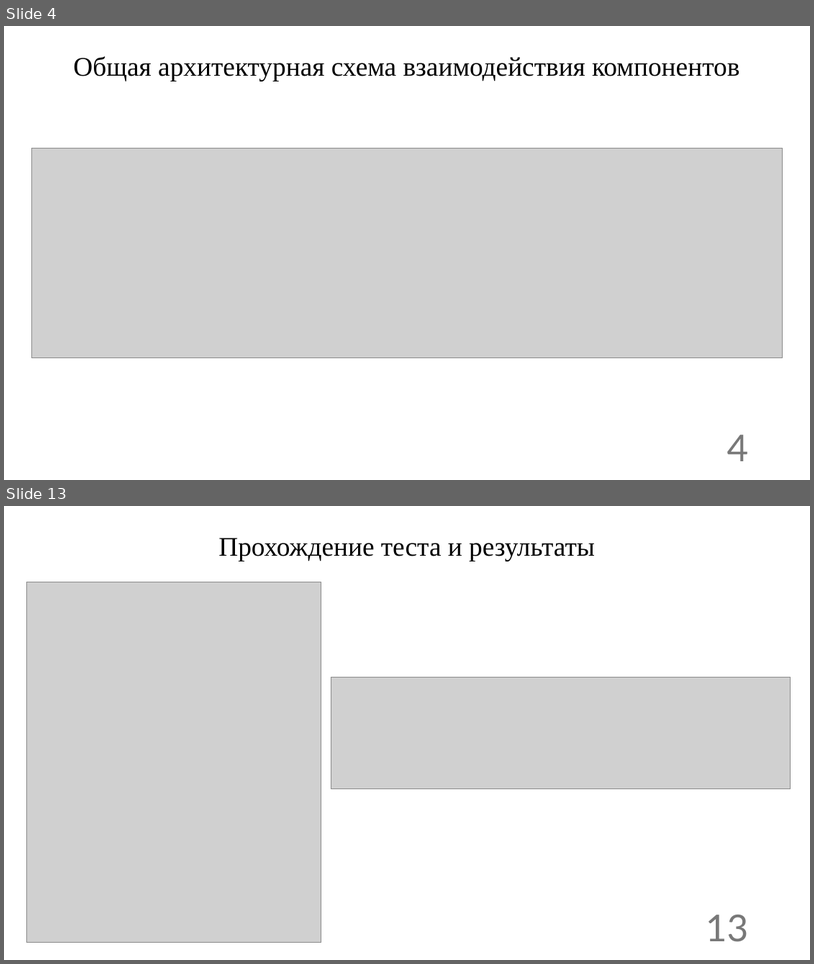
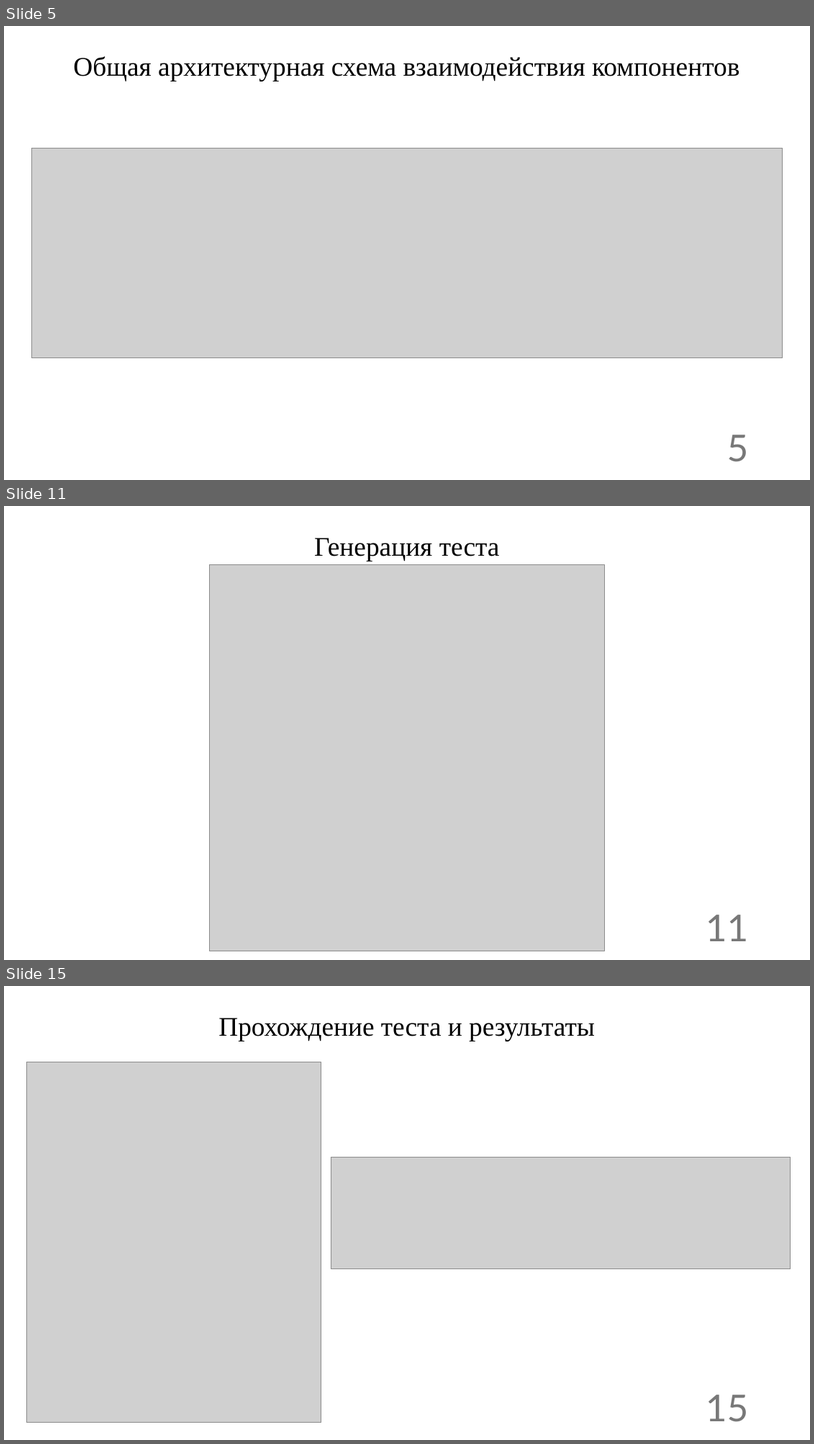
Before and after one commit to Deathlimit/Expert_system_KubSU, a slide deck: Expert_System_presentation.pptx. Shown one above the other, each under a label of ours: slides 4 and 13 before the commit, slides 5, 11 and 15 after it; the slides between them are not shown. The pictures are 814x964 and 814x1444 pixels, drawn with LibreOffice and Linux fonts; fonts in the diff are those of the drawing; grey boxes stand for pictures. Boxes give left, top, right and bottom in pixels: in the first picture for what was removed or moved away, otherwise in the second. Text is boxed around its words. In the diff, an @@ line names an element or a change of style, - is before the commit and + after.

```diff
--- a/Expert_System_presentation.pptx
+++ b/Expert_System_presentation.pptx
@@ slide 11 added at <box>4,506,810,960</box>, background #FFFFFF @@
@@ title added at <box>314,538,500,561</box>, 32 pt, text #000000 @@
+Генерация теста
@@ picture added at <box>210,565,605,951</box> @@
@@ page number added at <box>706,914,749,941</box>, 44 pt, text #797979 @@
+11
@@ what was slide 4 is now slide 5 @@
@@ page number at <box>728,434,749,462</box>: text changed @@
-4
+5
@@ what was slide 13 is now slide 15 @@
@@ page number at <box>706,1394,749,1422</box>: text changed @@
-13
+15
```
Also in this commit, not shown: 13 slides changed, 3 other slides added.
